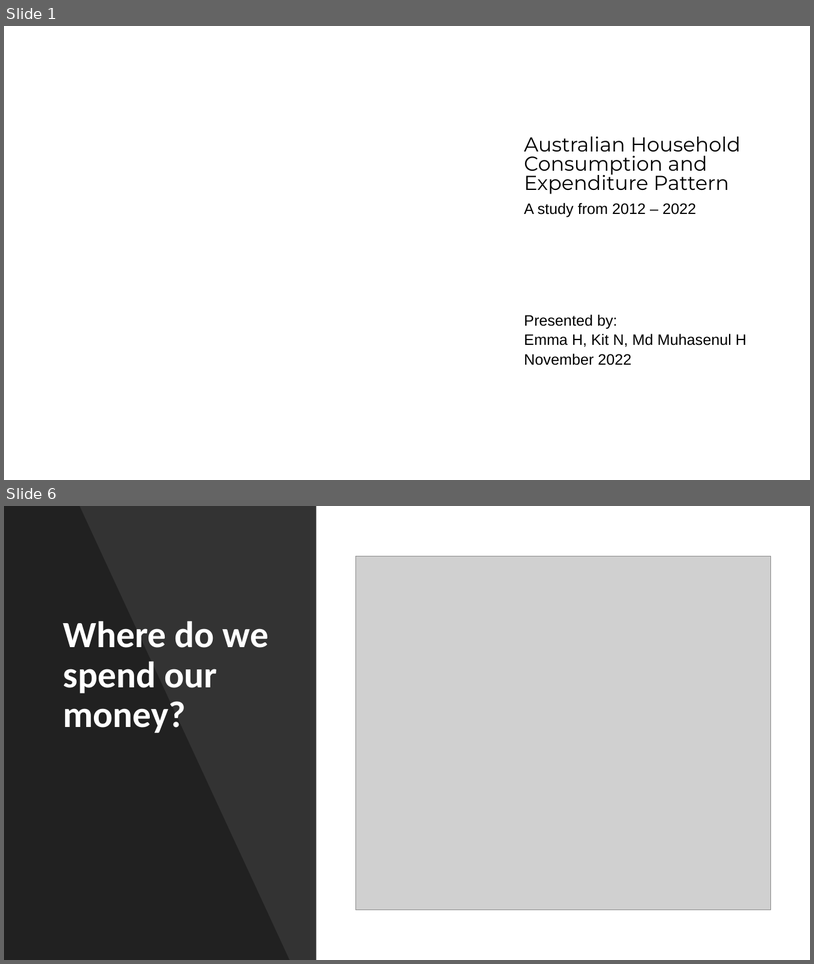
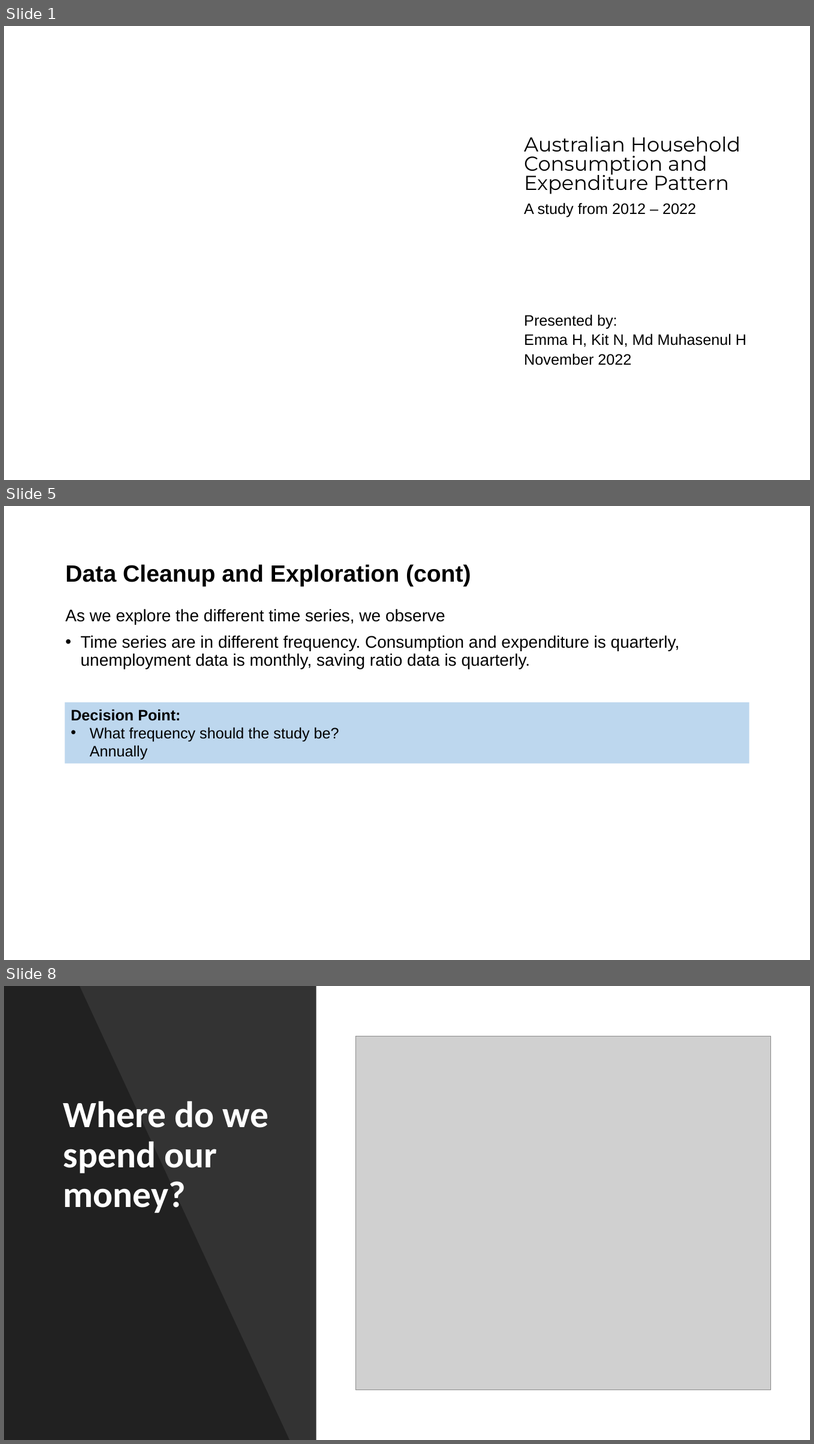
Before and after one commit to twigikit/FTBC_project_1, a slide deck: Aus Household Consumption and Expenditure Pattern.pptx. Shown one above the other, each under a label of ours: slides 1 and 6 before the commit, slides 1, 5 and 8 after it; the slides between them are not shown. The pictures are 814x964 and 814x1444 pixels, drawn with LibreOffice and Linux fonts; fonts in the diff are those of the drawing; grey boxes stand for pictures; background and template pictures are left out. Boxes give left, top, right and bottom in pixels: in the first picture for what was removed or moved away, otherwise in the second. Text is boxed around its words. In the diff, an @@ line names an element or a change of style, - is before the commit and + after.

```diff
--- a/Aus Household Consumption and Expenditure Pattern.pptx
+++ b/Aus Household Consumption and Expenditure Pattern.pptx
@@ slide 5 added at [4, 506, 810, 960], background #FFFFFF @@
@@ title added at [65, 564, 471, 586], 28 pt, text #000000, bold @@
+Data Cleanup and Exploration (cont)
@@ text added at [65, 609, 680, 669], 20 pt, text #000000 @@
+As we explore the different time series, we observe
+• Time series are in different frequency. Consumption and expenditure is quarterly, unemployment data is monthly, saving ratio data is quarterly.
@@ rectangle added at [65, 702, 750, 763], fill #BDD7EE, 18 pt, text #000000 @@
+Decision Point:
+• What frequency should the study be?
+  Annually
@@ what was slide 6 is now slide 8 @@
```
Also in this commit, not shown: 5 slides changed, 5 other slides added, 4 slides removed, 1 other file.
